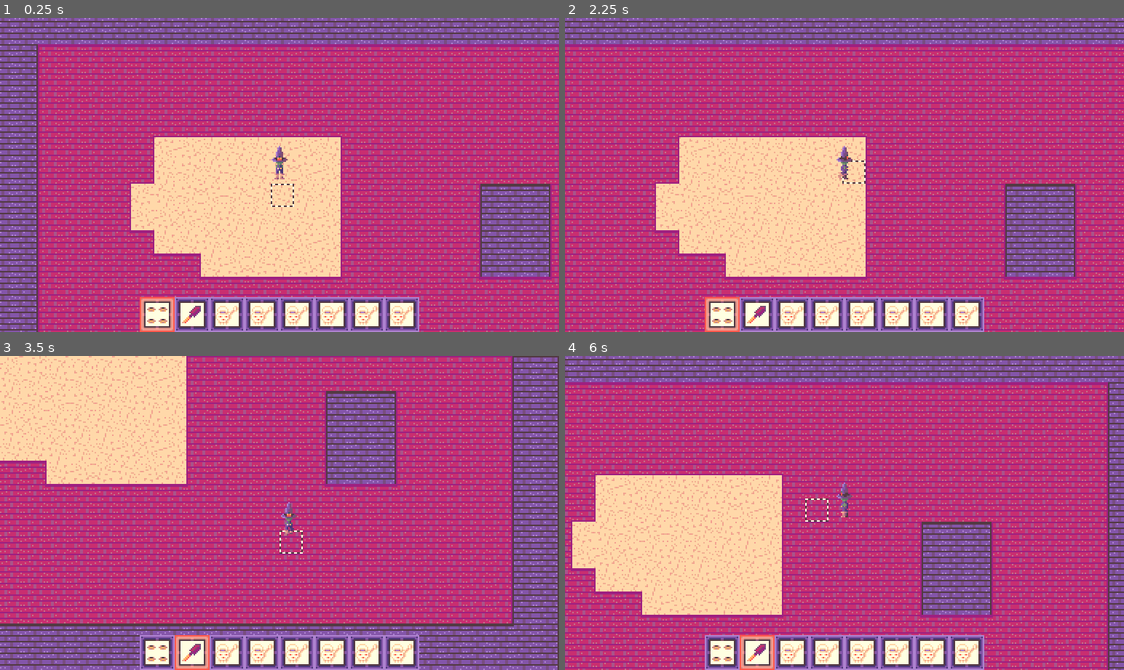
Above: before the commit, frames 1-4 (two rows, left to right).
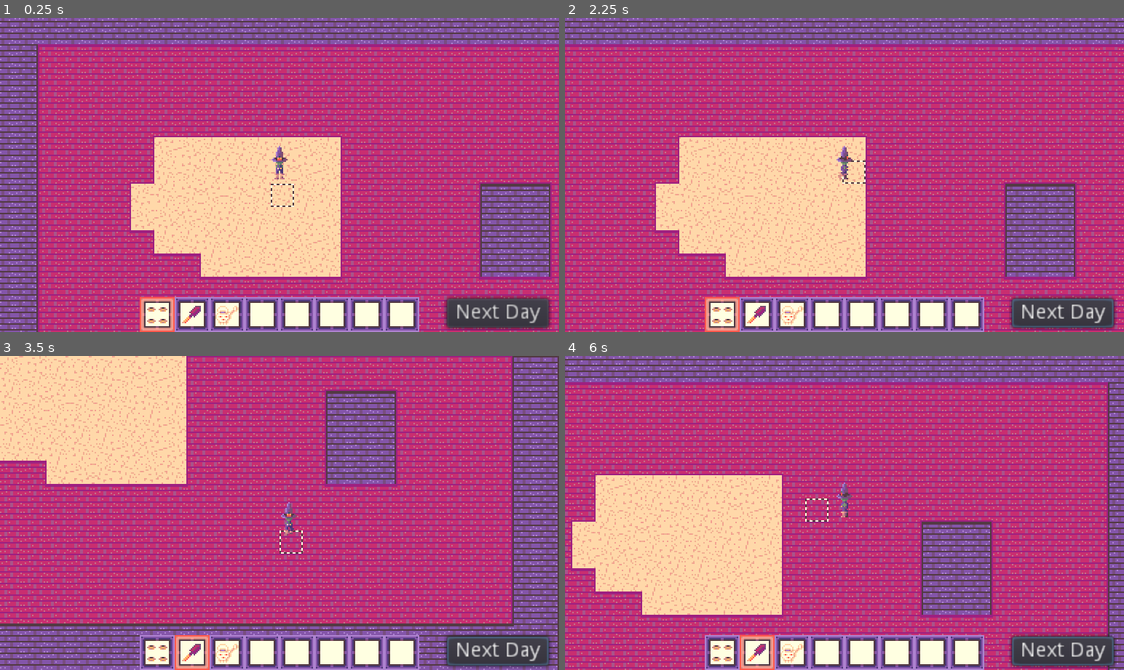
Above: after the commit, the same moments.

Repository: Tourmi/CozyAutumn2022
Game: Godot game, scene res://levels/default_level.tscn
Two runs of this game, one before a commit and one after it. Both use one fixed random seed, a clock stepped at 60 frames per second and the inputs below.
Inputs (mouse positions are in pixels of both pictures, inside the frame that each line leads up to):
- Up to frame 1 (0.25 s): no input
- Up to frame 2 (2.25 s): click (1062, 313) at 0.5 s, where only the run after the commit has a clickable "Next Day"; click (1062, 313) at 1.25 s, where only the run after the commit has a clickable "Next Day"; tap Enter at 2 s; move the mouse to (967, 159) at 2.02 s; hold D (move_right) from 2.03 s (still down); tap Space (use_tool) at 2.1 s
- Up to frame 3 (3.5 s): move the mouse to (167, 528) at 2.77 s; release D (move_right) at 2.78 s; hold S (move_down) from 2.78 s (still down); tap Mouse wheel down (next_tool) at 2.85 s; tap Space (use_tool) at 3.05 s
- Up to frame 4 (6 s): move the mouse to (900, 443) at 3.52 s; release S (move_down) at 3.53 s; hold D (move_right) 3.53-4.28 s; tap Mouse wheel up (previous_tool) at 3.6 s; tap Space (use_tool) at 3.8, 4.35, 5.1 s; move the mouse to (816, 575) at 4.27 s; hold W (move_up) 4.28-5.03 s; move the mouse to (1012, 560) at 5.02 s; hold Left (move_left) from 5.03 s (still down); move the mouse to (676, 465) at 5.77 s; tap Mouse wheel down (next_tool) at 5.85 s

The runs differ from the first frame. In frame 1, 2.6% of the frame differs, in the area x 44-99%, y 52-100%; in frame 2, 2.6%; in frame 3, 2.3%; in frame 4, 2.6%.

Commit message:
Added default no_tool for empty inventory and a next day button'

Diff:
--- a/entities/plants/plant.gd
+++ b/entities/plants/plant.gd
@@ -22,3 +22,7 @@
 
 func _update_sprite_frame() -> void:
 	_sprite.frame = _plant_data.texture_columns * _plant_data.texture_row + current_cycle
+
+func next_day() -> void:
+	current_cycle = min(_plant_data.cycle_count - 1, current_cycle + (1 if is_watered else 0))
+	is_watered = false
--- a/entities/player/player.tscn
+++ b/entities/player/player.tscn
@@ -226,6 +226,6 @@
 
 [node name="AnimatedSprite" type="AnimatedSprite" parent="Target"]
 frames = SubResource( 32 )
-frame = 1
+frame = 2
 playing = true
 centered = false
--- /dev/null
+++ b/entities/tools/no_tool.gd
@@ -0,0 +1,6 @@
+class_name NoTool
+extends Tool
+
+
+func use_tool(_global_pos : Vector2) -> void:
+	emit_signal("finished_using")
--- a/globals/autoloads/player_variables.gd
+++ b/globals/autoloads/player_variables.gd
@@ -14,15 +14,15 @@
 	add_child(inventory.back())
 	inventory.append(WaterCan.new())
 	add_child(inventory.back())
-	inventory.append(WaterCan.new())
+	inventory.append(NoTool.new())
 	add_child(inventory.back())
-	inventory.append(WaterCan.new())
+	inventory.append(NoTool.new())
 	add_child(inventory.back())
-	inventory.append(WaterCan.new())
+	inventory.append(NoTool.new())
 	add_child(inventory.back())
-	inventory.append(WaterCan.new())
+	inventory.append(NoTool.new())
 	add_child(inventory.back())
-	inventory.append(WaterCan.new())
+	inventory.append(NoTool.new())
 	add_child(inventory.back())
 
 func get_selected_tool() -> Tool:
--- a/levels/default_level.tscn
+++ b/levels/default_level.tscn
@@ -5,7 +5,7 @@
 [ext_resource path="res://levels/level.gd" type="Script" id=3]
 [ext_resource path="res://ui/hud/hud.tscn" type="PackedScene" id=4]
 
-[node name="Default_Level" type="Node"]
+[node name="Default_Level" type="YSort"]
 script = ExtResource( 3 )
 
 [node name="Map" parent="." instance=ExtResource( 2 )]
--- a/maps/main_map/main_map.tscn
+++ b/maps/main_map/main_map.tscn
@@ -12,7 +12,7 @@
 cell_size = Vector2( 16, 16 )
 cell_quadrant_size = 8
 format = 1
-tile_data = PoolIntArray( -131075, 6, 5, -131074, 6, 4, -131 …(3399 unchanged characters)…  327695, 4, 0, 327696, 4, 0, 327697, 4, 0, 327698, 4, 0, 327699, 4, 0, 327700, 4, 0, 327701, 4, 0, 327702, 4, 0, 327703, 4, 0, 327704, 4, …(4927 unchanged characters)…
+tile_data = PoolIntArray( -131075, 6, 5, -131074, 6, 4, -131 …(3399 unchanged characters)…  327695, 4, 0, 327696, 4, 0, 327697, 4, 28, 327698, 4, 13, 327699, 4, 13, 327700, 4, 13, 327701, 4, 26, 327702, 4, 0, 327703, 4, 0, 327704, 4, …(4927 unchanged characters)…
 
 [node name="Soil" type="TileMap" parent="."]
 tile_set = ExtResource( 1 )
--- a/maps/map.gd
+++ b/maps/map.gd
@@ -29,12 +29,15 @@
 func has_wet_soil(tile_index : Vector2) -> bool:
 	return wet_soil.get_cellv(tile_index) != TileMap.INVALID_CELL
 
-func has_plant(tile_index : Vector2) -> bool:
+func get_plant(tile_index : Vector2) -> Plant:
 	for child in _plants_node.get_children():
 		var plant := child as Plant
 		if Utils.to_tile_index(plant.global_position) == tile_index:
-			return true
-	return false
+			return plant
+	return null
+
+func has_plant(tile_index : Vector2) -> bool:
+	return get_plant(tile_index) != null
 
 func try_turn_soil(tile_index : Vector2) -> bool:
 	if can_turn_soil(tile_index):
@@ -46,6 +49,8 @@
 	if can_water_soil(tile_index):
 		var autotile_coord := turned_soil.get_cell_autotile_coord(tile_index.x, tile_index.y)
 		wet_soil.set_cell(tile_index.x, tile_index.y, wet_soil.tile_set.find_tile_by_name("Wet Soil"), false, false, false, autotile_coord)
+		var plant := get_plant(tile_index)
+		if plant != null: plant.is_watered = true
 		return true
 	return false
 
@@ -66,8 +71,16 @@
 	new_plant.init(seed_data.plant_data)
 	_plants_node.add_child(new_plant)
 	new_plant.global_position = Utils.to_position(tile_index)
+	if has_wet_soil(tile_index): new_plant.is_watered = true
+	return true
 
-	return true
+func next_day() -> void:
+	for child in _plants_node.get_children():
+		var plant := child as Plant
+		plant.next_day()
+
+	clear_wet_soil()
+	clear_turned_soil()
 
 func get_size() -> Rect2:
 	return background.get_used_rect()
--- a/project.godot
+++ b/project.godot
@@ -48,6 +48,11 @@
 "class": "Hud",
 "language": "GDScript",
 "path": "res://ui/hud/hud.gd"
+}, {
+"base": "Tool",
+"class": "NoTool",
+"language": "GDScript",
+"path": "res://entities/tools/no_tool.gd"
 }, {
 "base": "Node2D",
 "class": "Plant",
@@ -103,6 +108,7 @@
 "Hotbar": "",
 "HotbarSquare": "",
 "Hud": "",
+"NoTool": "",
 "Plant": "",
 "Plant_Data": "",
 "Player_Actor": "",
--- a/ui/hud/hud.gd
+++ b/ui/hud/hud.gd
@@ -2,3 +2,8 @@
 extends CanvasLayer
 
 onready var hotbar : Hotbar = $Hotbar
+onready var next_day : Button = $"TEMP Next Day"
+
+func _ready():
+	yield(get_tree(), "idle_frame")
+	next_day.connect("button_up", Utils.get_map(), "next_day")
--- a/ui/hud/hud.tscn
+++ b/ui/hud/hud.tscn
@@ -7,3 +7,13 @@
 script = ExtResource( 2 )
 
 [node name="Hotbar" parent="." instance=ExtResource( 1 )]
+
+[node name="TEMP Next Day" type="Button" parent="."]
+margin_left = 306.541
+margin_top = 192.825
+margin_right = 376.541
+margin_bottom = 212.825
+text = "Next Day"
+__meta__ = {
+"_edit_use_anchors_": false
+}
